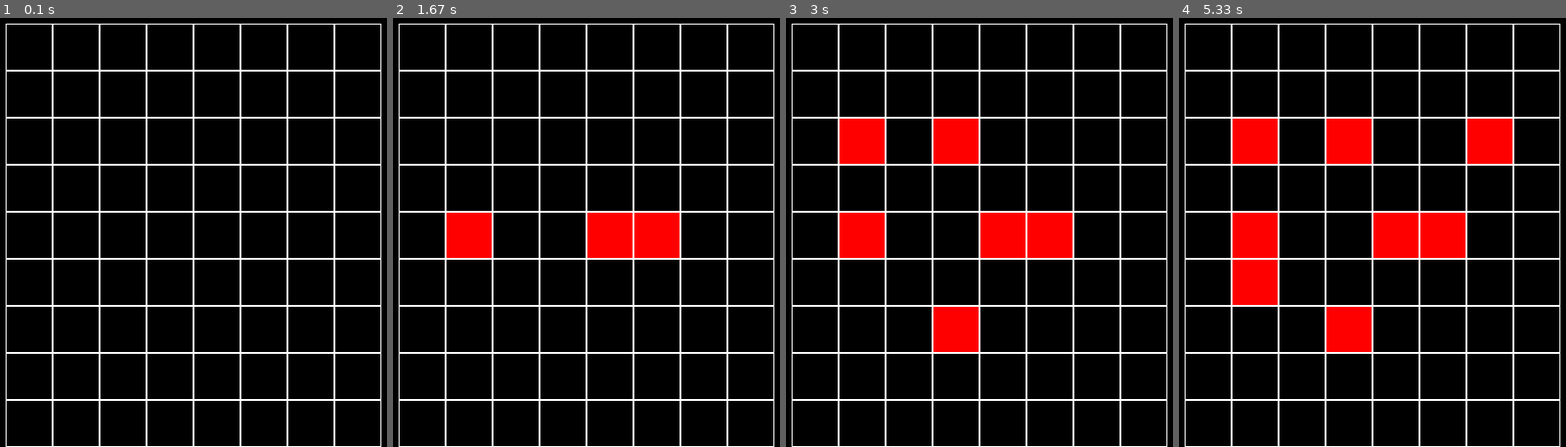
Above: before the commit, frames 1-4 (left to right).
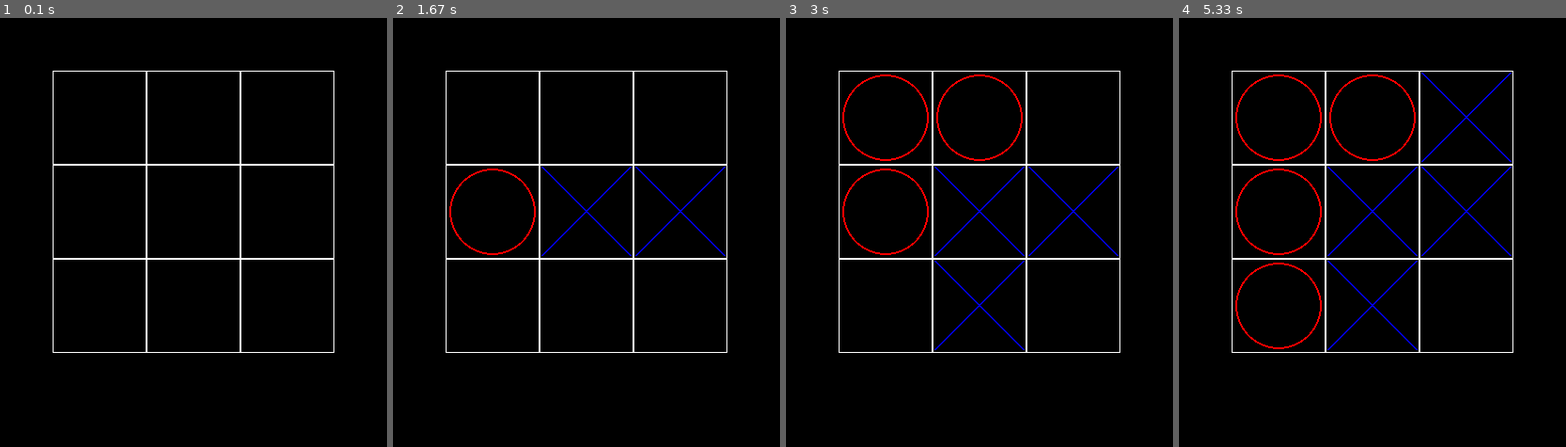
Above: after the commit, the same moments.

Repository: MartsinovichDanya/PyGame
Game: pygame game, started from klet_pole.py
Same seed, same stepped clock (60 frames per second), same inputs: the game is played once before the commit and once after it.
Inputs (mouse positions are in pixels of both pictures, inside the frame that each line leads up to):
- Up to frame 1 (0.1 s): no input
- Up to frame 2 (1.67 s): click (586, 211) at 0.38 s; click (474, 215) at 0.72 s; click (640, 253) at 1.55 s
- Up to frame 3 (3 s): click (867, 116) at 1.88 s; click (956, 335) at 2.22 s; click (964, 133) at 2.55 s
- Up to frame 4 (5.33 s): click (1469, 129) at 4.38 s; click (1260, 292) at 5.22 s

The runs differ from the first frame. In frame 1, 5.6% of the frame differs, in the area x 1-99%, y 1-100%; in frame 2, 9.7%; in frame 3, 14%; in frame 4, 17%.

Commit message:
klet_pole3

Diff:
--- a/klet_pole.py
+++ b/klet_pole.py
@@ -6,7 +6,7 @@
     def __init__(self, width, height):
         self.width = width
         self.height = height
-        self.board = [[0] * width for _ in range(height)]
+        self.board = [[''] * width for _ in range(height)]
         # значения по умолчанию
         self.left = 10
         self.top = 10
@@ -28,17 +28,18 @@
             res_y = (y - self.top) // self.cell_size
             return res_x, res_y
 
-    def on_click(self, cell_coords):
+    def on_click(self, cell_coords, hod):
         x, y = cell_coords
-        if self.board[y][x] == 2:
-            self.board[y][x] = 0
-        else:
-            self.board[y][x] += 1
+        if self.board[y][x] == '':
+            if hod:
+                self.board[y][x] = 'k'
+            else:
+                self.board[y][x] = 'z'
 
-    def get_click(self, mouse_pos):
+    def get_click(self, mouse_pos, hod):
         cell = self.get_cell(mouse_pos)
         if cell:
-            self.on_click(cell)
+            self.on_click(cell, hod)
 
     def render(self):
         for i in range(self.height):
@@ -47,28 +48,35 @@
                         self.top + self.cell_size * i,
                         self.cell_size,
                         self.cell_size)
-                if self.board[i][j] == 0:
+                if self.board[i][j] == '':
                     pygame.draw.rect(screen, (255, 255, 255), rect, 1)
-                elif self.board[i][j] == 1:
-                    pygame.draw.rect(screen, (255, 0, 0), rect)
+                elif self.board[i][j] == 'k':
+                    pygame.draw.line(screen, (0, 0, 255), (rect[0] + 2, rect[1] + 2),
+                                     (rect[0] + self.cell_size - 4, rect[1] + self.cell_size - 4), 2)
+                    pygame.draw.line(screen, (0, 0, 255), (rect[0] + 2, rect[1] + self.cell_size - 4),
+                                     (rect[0] + self.cell_size - 4, rect[1] + 2), 2)
                     pygame.draw.rect(screen, (255, 255, 255), rect, 1)
-                elif self.board[i][j] == 2:
-                    pygame.draw.rect(screen, (0, 0, 255), rect)
+                elif self.board[i][j] == 'z':
+                    pygame.draw.circle(screen, (255, 0, 0),
+                                       (rect[0] + self.cell_size // 2, rect[1] + self.cell_size // 2),
+                                       self.cell_size // 2 - 4, 2)
                     pygame.draw.rect(screen, (255, 255, 255), rect, 1)
 
 
 pygame.init()
 size = width, height = 500, 500
 screen = pygame.display.set_mode(size)
-board = Board(8, 9)
-board.set_view(50, 50, 50)
+board = Board(3, 3)
+board.set_view(100, 100, 100)
 running = True
+counter = 1
 while running:
     for event in pygame.event.get():
         if event.type == pygame.QUIT:
             running = False
         if event.type == pygame.MOUSEBUTTONDOWN:
-            board.get_click(event.pos)
+            board.get_click(event.pos, bool(counter % 2))
+            counter += 1
     screen.fill((0, 0, 0))
     board.render()
     pygame.display.flip()
--- a/klet_pole.txt
+++ b/klet_pole.txt
@@ -1,4 +1,4 @@
 репозиторий: https://github.com/MartsinovichDanya/PyGame
 
-ветка - klet_pole2
+ветка - klet_pole3
 файл - klet_pole.py
